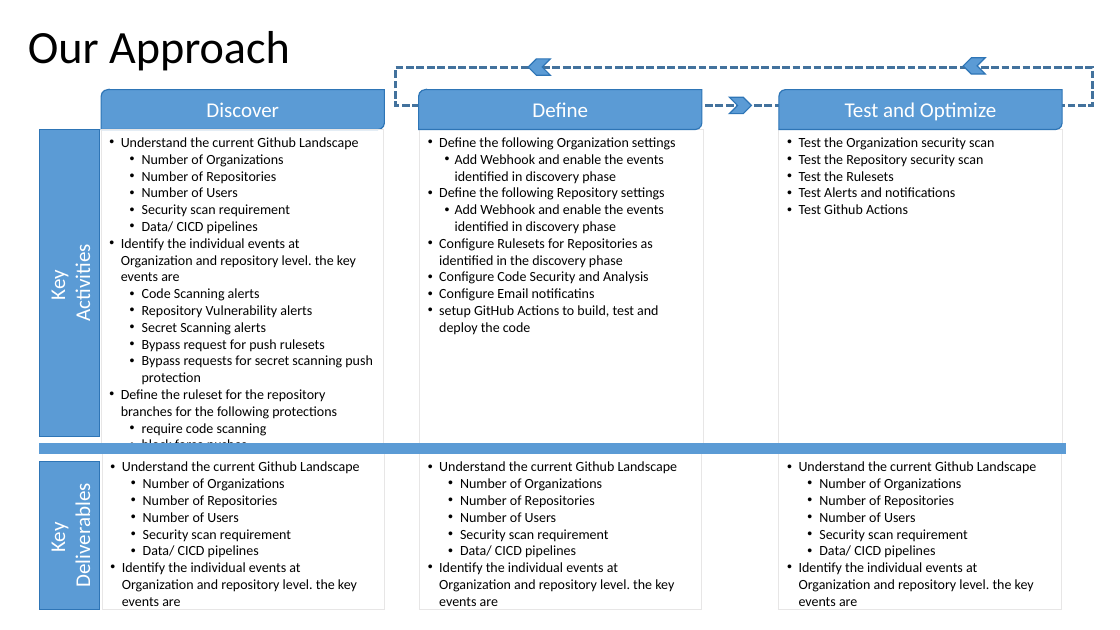
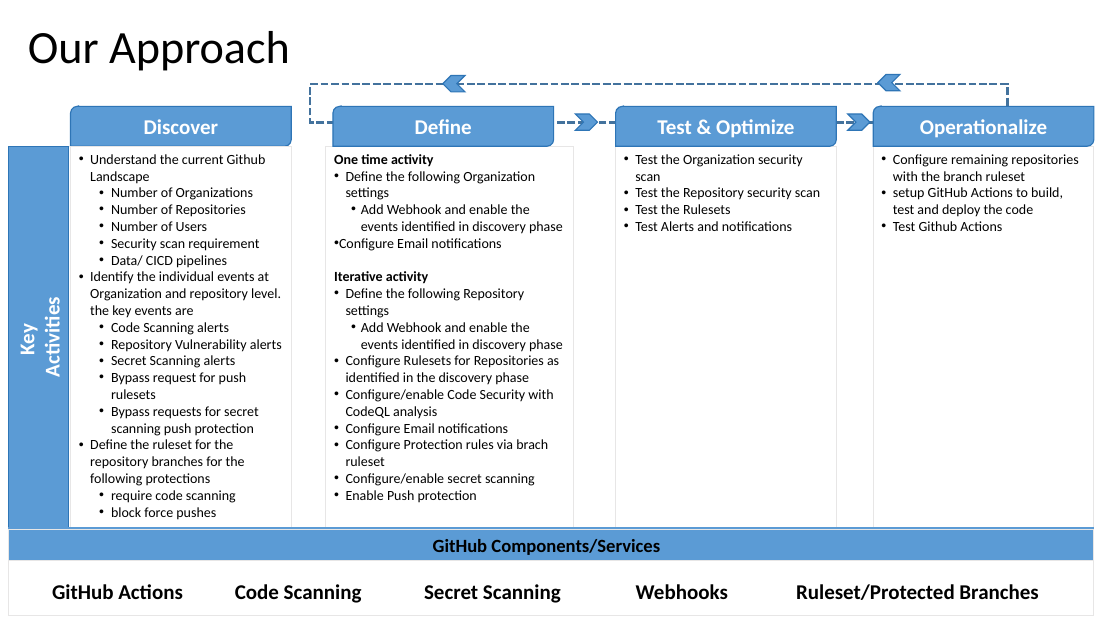
Before and after one commit to SreeBooster/github_csa, a slide deck: slide 2 of gitHub_presentation.pptx. Drawn at 1120x630 pixels with LibreOffice and Linux fonts; fonts in the diff are those of the drawing. Boxes give left, top, right and bottom in pixels: in the first picture for what was removed or moved away, otherwise in the second. Text is boxed around its words. In the diff, an @@ line names an element or a change of style, - is before the commit and + after.

```diff
--- a/gitHub_presentation.pptx
+++ b/gitHub_presentation.pptx
@@ 2 chevrons, 1 rectangle moved together from (x1=396, y1=58, x2=1093, y2=105) to (x1=310, y1=75, x2=1007, y2=122) @@
@@ round diag rect "Discover" resized from (x1=101, y1=90, x2=384, y2=129) to (x1=71, y1=107, x2=292, y2=146) @@
@@ bold on in 3 elements at (x1=71, y1=107, x2=292, y2=146), (x1=8, y1=146, x2=69, y2=528), (x1=333, y1=107, x2=554, y2=146) @@
@@ round diag rect "Define" resized from (x1=418, y1=90, x2=702, y2=129) to (x1=333, y1=107, x2=554, y2=146) @@
@@ chevron moved from (x1=729, y1=97, x2=751, y2=113) to (x1=576, y1=114, x2=597, y2=130) @@
@@ round diag rect "Test & Optimize" resized from (x1=779, y1=90, x2=1062, y2=129) to (x1=616, y1=107, x2=837, y2=146) @@
@@ text in round diag rect at (x1=657, y1=119, x2=794, y2=138): text changed; bold on @@
-Test and Optimize
+Test & Optimize
@@ chevron added at (x1=848, y1=114, x2=870, y2=130), fill #5B9BD5, outline #2E75B6 1 pt @@
@@ round diag rect added at (x1=874, y1=107, x2=1095, y2=146), fill #5B9BD5, outline #2E75B6 1 pt, 18 pt, text #FFFFFF, bold @@
+Operationalize
@@ rectangle "Key" resized from (x1=39, y1=129, x2=100, y2=436) to (x1=8, y1=146, x2=69, y2=528) @@
@@ rectangle "Understand the current Github Landscape" resized from (x1=101, y1=129, x2=383, y2=443) to (x1=71, y1=146, x2=292, y2=528) @@
@@ rectangle "One time activity" resized from (x1=420, y1=129, x2=704, y2=443) to (x1=326, y1=146, x2=573, y2=528) @@
@@ rectangle "Test the Organization security scan" resized from (x1=779, y1=129, x2=1062, y2=443) to (x1=616, y1=146, x2=837, y2=528) @@
@@ rectangle added at (x1=874, y1=146, x2=1095, y2=528), outline #E7E6E6 0.75 pt, 12 pt, text #000000 @@
+• Configure remaining repositories with the branch ruleset
+• setup GitHub Actions to build, test and deploy the code
+• Test Github Actions
@@ text in rectangle at (x1=334, y1=154, x2=433, y2=167): paragraph added @@
+One time activity
@@ text in rectangle at (x1=799, y1=204, x2=908, y2=214): paragraph removed @@
-• Test Github Actions
@@ text in rectangle at (x1=334, y1=238, x2=501, y2=284): paragraphs added @@
+  • Configure Email notifications
+  Iterative activity
@@ text in rectangle at (x1=346, y1=288, x2=524, y2=318): list level 1 to 2 in "Define the following Repository settings" @@
@@ text in rectangle at (x1=346, y1=389, x2=553, y2=503): text changed @@
-  • Configure Code Security and Analysis
-  • Configure Email notificatins
-  • setup GitHub Actions to build, test and deploy the code
+  • Configure/enable Code Security with CodeQL analysis
+  • Configure Email notifications
+  • Configure Protection rules via brach ruleset
+  • Configure/enable secret scanning
+  • Enable Push protection
@@ rectangle removed at (x1=39, y1=461, x2=100, y2=610) @@
-Key
-Deliverables
@@ rectangle removed at (x1=103, y1=454, x2=385, y2=609) @@
-• Understand the current Github Landscape
-  • Number of Organizations
-  • Number of Repositories
-  • Number of Users
-  • Security scan requirement
-  • Data/ CICD pipelines
-• Identify the individual events at Organization and repository level. the key events are
@@ rectangle removed at (x1=420, y1=454, x2=702, y2=609) @@
-• Understand the current Github Landscape
-  • Number of Organizations
-  • Number of Repositories
-  • Number of Users
-  • Security scan requirement
-  • Data/ CICD pipelines
-• Identify the individual events at Organization and repository level. the key events are
@@ rectangle removed at (x1=779, y1=454, x2=1061, y2=609) @@
-• Understand the current Github Landscape
-  • Number of Organizations
-  • Number of Repositories
-  • Number of Users
-  • Security scan requirement
-  • Data/ CICD pipelines
-• Identify the individual events at Organization and repository level. the key events are
@@ rectangle resized from (x1=39, y1=444, x2=1066, y2=453) to (x1=8, y1=528, x2=1094, y2=560) @@
@@ rectangle added at (x1=8, y1=529, x2=1094, y2=560), outline #E7E6E6 0.75 pt, 16 pt, text #000000, bold @@
+GitHub Components/Services
@@ rectangle added at (x1=8, y1=560, x2=1094, y2=616), outline #E7E6E6 0.75 pt @@
@@ text added at (x1=52, y1=584, x2=183, y2=599), 18 pt, text #000000, bold @@
+GitHub Actions
@@ text added at (x1=235, y1=584, x2=362, y2=603), 18 pt, text #000000, bold @@
+Code Scanning
@@ text added at (x1=424, y1=584, x2=561, y2=603), 18 pt, text #000000, bold @@
+Secret Scanning
@@ text added at (x1=636, y1=584, x2=728, y2=599), 18 pt, text #000000, bold @@
+Webhooks
@@ text added at (x1=796, y1=584, x2=1038, y2=600), 18 pt, text #000000, bold @@
+Ruleset/Protected Branches
```
Also in this commit, not shown: 1 other slide changed.
